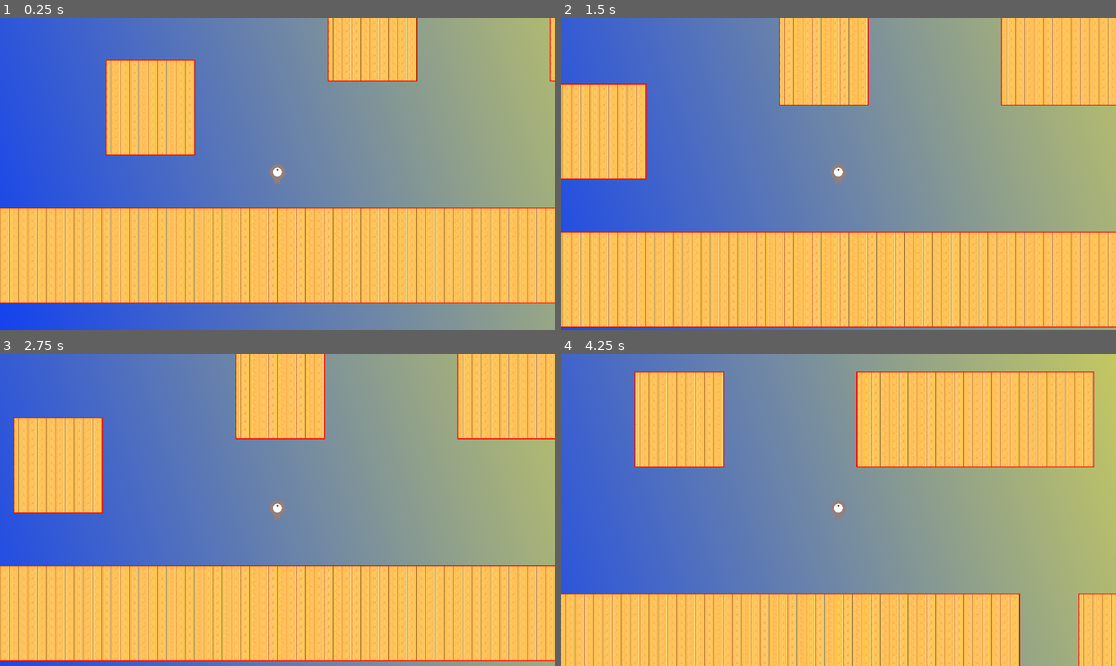
Above: before the commit, frames 1-4 (two rows, left to right).
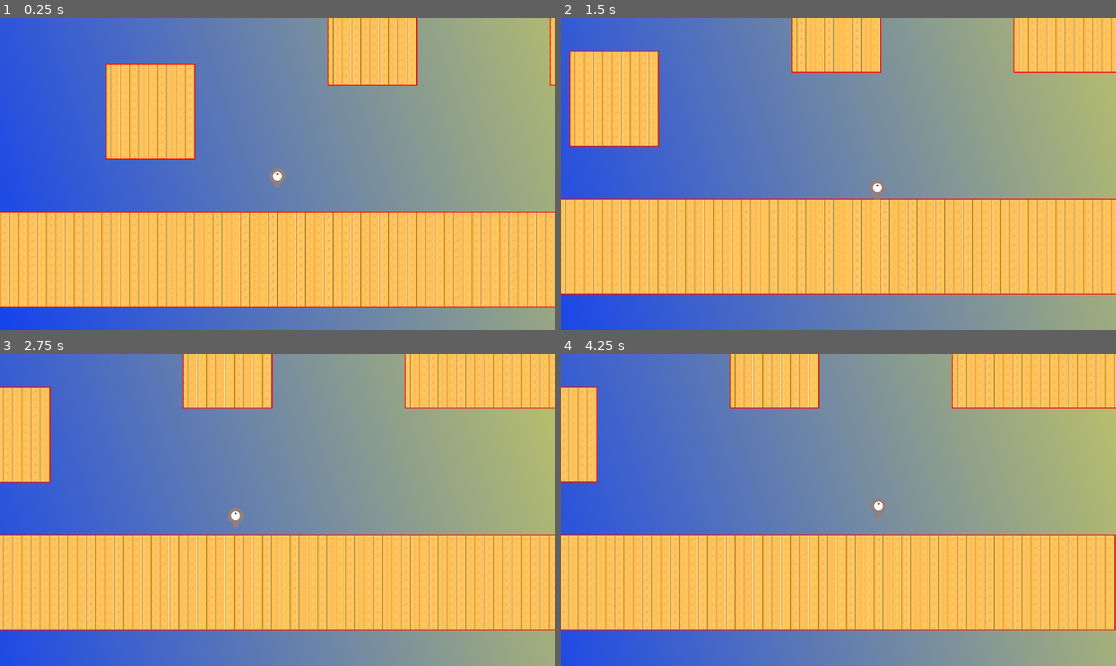
Above: after the commit, the same moments.

Repository: decimatedTomato/GMTK2025
Game: Godot game, scene res://scenes/level.tscn
The game is run twice, just before and just after one commit, with the same random seed, the same clock (stepped at 60 frames per second) and the same inputs.
Inputs:
- Up to frame 1 (0.25 s): no input
- Up to frame 2 (1.5 s): tap Enter (ui_accept) at 0.5 s; hold Shift (run, bound only after the commit) 0.53-1.28 s; hold Right (move_right) from 0.53 s (still down); tap Ctrl (dash, bound only after the commit) at 0.6 s; tap Space (jump, bound only after the commit) at 0.77, 1.07 s; tap Shift (run, bound only after the commit) at 1.35 s
- Up to frame 3 (2.75 s): tap Space (jump, bound only after the commit) at 1.52, 1.55, 1.82, 2.1 s; release Right (move_right) at 2.03 s; hold Left (move_left) from 2.03 s (still down); tap Ctrl (dash, bound only after the commit) at 2.3 s
- Up to frame 4 (4.25 s): release Left (move_left) at 2.78 s; hold Right (move_right) from 2.78 s (still down); tap Ctrl (dash, bound only after the commit) at 2.85 s; tap Space (jump, bound only after the commit) at 3.02, 3.32, 3.77, 3.8, 4.07 s; tap Shift (run, bound only after the commit) at 3.05 s; hold Shift (run, bound only after the commit) from 3.53 s (still down)

The runs differ from the first frame. In frame 1, 6.5% of the frame differs, in the area x 0-100%, y 0-93%; in frame 2, 41%; in frame 3, 43%; in frame 4, 58%, in the area x 0-100%, y 0-100%.

Commit message:
Added player movement; wall climb; dash

Diff:
--- a/project.godot
+++ b/project.godot
@@ -20,26 +20,49 @@
 window/size/viewport_width=1920
 window/size/viewport_height=1080
 
+[dotnet]
+
+project/assembly_name="gmtk2025"
+
 [input]
 
 move_right={
 "deadzone": 0.2,
 "events": [Object(InputEventKey,"resource_local_to_scene":false,"resource_name":"","device":-1,"window_id":0,"alt_press …(195 unchanged characters)…
+, Object(InputEventKey,"resource_local_to_scene":false,"resource_name":"","device":-1,"window_id":0,"alt_pressed":false,"shift_pressed":false,"ctrl_pressed":false,"meta_pressed":false,"pressed":false,"keycode":0,"physical_keycode":68,"key_label":0,"unicode":104,"location":0,"echo":false,"script":null)
 ]
 }
 move_left={
 "deadzone": 0.2,
 "events": [Object(InputEventKey,"resource_local_to_scene":false,"resource_name":"","device":-1,"window_id":0,"alt_press …(195 unchanged characters)…
+, Object(InputEventKey,"resource_local_to_scene":false,"resource_name":"","device":-1,"window_id":0,"alt_pressed":false,"shift_pressed":false,"ctrl_pressed":false,"meta_pressed":false,"pressed":false,"keycode":0,"physical_keycode":65,"key_label":0,"unicode":97,"location":0,"echo":false,"script":null)
 ]
 }
 move_up={
 "deadzone": 0.2,
 "events": [Object(InputEventKey,"resource_local_to_scene":false,"resource_name":"","device":-1,"window_id":0,"alt_press …(195 unchanged characters)…
+, Object(InputEventKey,"resource_local_to_scene":false,"resource_name":"","device":-1,"window_id":0,"alt_pressed":false,"shift_pressed":false,"ctrl_pressed":false,"meta_pressed":false,"pressed":false,"keycode":0,"physical_keycode":87,"key_label":0,"unicode":100,"location":0,"echo":false,"script":null)
 ]
 }
 move_down={
 "deadzone": 0.2,
 "events": [Object(InputEventKey,"resource_local_to_scene":false,"resource_name":"","device":-1,"window_id":0,"alt_press …(195 unchanged characters)…
+, Object(InputEventKey,"resource_local_to_scene":false,"resource_name":"","device":-1,"window_id":0,"alt_pressed":false,"shift_pressed":false,"ctrl_pressed":false,"meta_pressed":false,"pressed":false,"keycode":0,"physical_keycode":83,"key_label":0,"unicode":115,"location":0,"echo":false,"script":null)
+]
+}
+jump={
+"deadzone": 0.2,
+"events": [Object(InputEventKey,"resource_local_to_scene":false,"resource_name":"","device":-1,"window_id":0,"alt_pressed":false,"shift_pressed":false,"ctrl_pressed":false,"meta_pressed":false,"pressed":false,"keycode":0,"physical_keycode":32,"key_label":0,"unicode":32,"location":0,"echo":false,"script":null)
+]
+}
+run={
+"deadzone": 0.2,
+"events": [Object(InputEventKey,"resource_local_to_scene":false,"resource_name":"","device":-1,"window_id":0,"alt_pressed":false,"shift_pressed":false,"ctrl_pressed":false,"meta_pressed":false,"pressed":false,"keycode":0,"physical_keycode":4194325,"key_label":0,"unicode":0,"location":0,"echo":false,"script":null)
+]
+}
+dash={
+"deadzone": 0.2,
+"events": [Object(InputEventKey,"resource_local_to_scene":false,"resource_name":"","device":-1,"window_id":0,"alt_pressed":false,"shift_pressed":false,"ctrl_pressed":false,"meta_pressed":false,"pressed":false,"keycode":0,"physical_keycode":4194326,"key_label":0,"unicode":0,"location":0,"echo":false,"script":null)
 ]
 }
 
--- a/scenes/character_body_2d.tscn
+++ b/scenes/character_body_2d.tscn
@@ -1,10 +1,14 @@
-[gd_scene load_steps=8 format=3 uid="uid://c4k53ba58itnm"]
+[gd_scene load_steps=9 format=3 uid="uid://c4k53ba58itnm"]
 
-[ext_resource type="Script" uid="uid://cacdmlhn2b4vo" path="res://scripts/character_body_2d.gd" id="1_ws0vm"]
+[ext_resource type="Script" uid="uid://cxgmt11kicapo" path="res://scripts/playerFullMovement.gd" id="1_ws0vm"]
 [ext_resource type="Texture2D" uid="uid://dwhut2fxyipmv" path="res://art/Temporary/playerGrey_up1.png" id="2_rhr3r"]
 [ext_resource type="Texture2D" uid="uid://bv6gpkpcy0wrw" path="res://art/Temporary/playerGrey_up2.png" id="3_t53lx"]
 [ext_resource type="Texture2D" uid="uid://bvydpdk5nb5aj" path="res://art/Temporary/playerGrey_walk1.png" id="4_yi2kj"]
 [ext_resource type="Texture2D" uid="uid://dk0c1t3qf401f" path="res://art/Temporary/playerGrey_walk2.png" id="5_cibgq"]
+
+[sub_resource type="Curve" id="Curve_ws0vm"]
+_data = [Vector2(0, 1), 0.0, 0.0, 0, 0, Vector2(0.372093, 1), 0.0, 0.0, 0, 0, Vector2(0.99999, 0.682718), 0.0, 0.0, 0, 0, Vector2(1, 1), 0.0, 0.0, 0, 0]
+point_count = 4
 
 [sub_resource type="SpriteFrames" id="SpriteFrames_mfdas"]
 animations = [{
@@ -37,6 +41,7 @@
 
 [node name="Player" type="CharacterBody2D"]
 script = ExtResource("1_ws0vm")
+dash_curve = SubResource("Curve_ws0vm")
 
 [node name="AnimatedSprite2D" type="AnimatedSprite2D" parent="."]
 sprite_frames = SubResource("SpriteFrames_mfdas")
@@ -48,3 +53,13 @@
 
 [node name="Camera2D" type="Camera2D" parent="."]
 zoom = Vector2(0.5, 0.5)
+process_callback = 0
+position_smoothing_enabled = true
+position_smoothing_speed = 8.0
+drag_horizontal_enabled = true
+drag_vertical_enabled = true
+drag_left_margin = 0.1
+drag_top_margin = 0.1
+drag_right_margin = 0.1
+drag_bottom_margin = 0.1
+editor_draw_drag_margin = true
--- a/scenes/level.tscn
+++ b/scenes/level.tscn
@@ -45,3 +45,4 @@
 
 [node name="Player" parent="." instance=ExtResource("2_w7c3h")]
 position = Vector2(-6, 144)
+jump_velocity = -800.0
--- a/scenes/player.tscn
+++ /dev/null
@@ -1,51 +0,0 @@
-[gd_scene load_steps=8 format=3 uid="uid://cw5y5fpsvl484"]
-
-[ext_resource type="Script" path="res://scripts/player.gd" id="1_qlg0r"]
-[ext_resource type="Texture2D" uid="uid://dwhut2fxyipmv" path="res://art/Temporary/playerGrey_up1.png" id="2_tuyoq"]
-[ext_resource type="Texture2D" uid="uid://bv6gpkpcy0wrw" path="res://art/Temporary/playerGrey_up2.png" id="3_fjrip"]
-[ext_resource type="Texture2D" uid="uid://bvydpdk5nb5aj" path="res://art/Temporary/playerGrey_walk1.png" id="4_smehm"]
-[ext_resource type="Texture2D" uid="uid://dk0c1t3qf401f" path="res://art/Temporary/playerGrey_walk2.png" id="5_ur7pv"]
-
-[sub_resource type="SpriteFrames" id="SpriteFrames_dw050"]
-animations = [{
-"frames": [{
-"duration": 1.0,
-"texture": ExtResource("2_tuyoq")
-}, {
-"duration": 1.0,
-"texture": ExtResource("3_fjrip")
-}],
-"loop": true,
-"name": &"up",
-"speed": 5.0
-}, {
-"frames": [{
-"duration": 1.0,
-"texture": ExtResource("4_smehm")
-}, {
-"duration": 1.0,
-"texture": ExtResource("5_ur7pv")
-}],
-"loop": true,
-"name": &"walk",
-"speed": 5.0
-}]
-
-[sub_resource type="CapsuleShape2D" id="CapsuleShape2D_b26j0"]
-radius = 27.0
-height = 68.0
-
-[node name="Player" type="Area2D"]
-disable_mode = 2
-script = ExtResource("1_qlg0r")
-metadata/_edit_group_ = true
-
-[node name="AnimatedSprite2D" type="AnimatedSprite2D" parent="."]
-scale = Vector2(0.5, 0.5)
-sprite_frames = SubResource("SpriteFrames_dw050")
-animation = &"walk"
-
-[node name="CollisionShape2D" type="CollisionShape2D" parent="."]
-shape = SubResource("CapsuleShape2D_b26j0")
-
-[node name="Camera2D" type="Camera2D" parent="."]
--- a/scripts/player.gd
+++ /dev/null
@@ -1,29 +0,0 @@
-extends Area2D
-
-@export var speed = 400 # How fast the player will move (pixels/sec).
-var screen_size # Size of the game window.
-
-# Called when the node enters the scene tree for the first time.
-func _ready():
-	screen_size = get_viewport_rect().size
-
-
-# Called every frame. 'delta' is the elapsed time since the previous frame.
-func _process(delta):
-	var velocity = Vector2.ZERO # The player's movement vector.
-	if Input.is_action_pressed("move_right"):
-		velocity.x += 1
-	if Input.is_action_pressed("move_left"):
-		velocity.x -= 1
-	if Input.is_action_pressed("move_down"):
-		velocity.y += 1
-	if Input.is_action_pressed("move_up"):
-		velocity.y -= 1
-
-	if velocity.length() > 0:
-		velocity = velocity.normalized() * speed
-		$AnimatedSprite2D.play()
-	else:
-		$AnimatedSprite2D.stop()
-	position += velocity * delta
-	position = position.clamp(Vector2.ZERO, screen_size)
--- /dev/null
+++ b/scripts/playerFullMovement.gd
@@ -0,0 +1,67 @@
+extends CharacterBody2D
+
+@export var walk_speed = 600.0
+@export var run_speed = 800.0
+@export_range(0, 1) var acceleration = 0.1
+@export_range(0, 1) var deceleration = 0.1
+
+@export var jump_velocity = -600.0
+@export_range(0, 1) var decelerate_on_jump_release = 0.5
+
+@export var dash_speed = 1500.0
+@export var dash_max_distance = 600.0
+@export var dash_curve : Curve
+@export var dash_cooldown = 1.0
+
+var is_dashing = false
+var dash_start_pos = 0
+var dash_dir = 0
+var dash_timer = 0
+
+func _physics_process(delta: float) -> void:
+	# Add the gravity.
+	if not is_on_floor():
+		velocity += get_gravity() * delta
+
+	# Jumping
+	if Input.is_action_just_pressed("jump") and (is_on_floor() or is_on_wall()):
+		velocity.y = jump_velocity
+
+	if Input.is_action_just_released("jump") and velocity.y < 0:
+		velocity.y *= decelerate_on_jump_release
+
+	# Running
+	var speed
+	if Input.is_action_pressed("run"):
+		speed = run_speed
+	else:
+		speed = walk_speed
+
+	# Get the input direction and handle the movement/deceleration.
+	var direction := Input.get_axis("move_left", "move_right")
+	if direction:
+		velocity.x = move_toward(velocity.x, direction * speed, speed * acceleration)
+	else:
+		velocity.x = move_toward(velocity.x, 0, walk_speed * deceleration)
+
+	# Check for dashing
+	if Input.is_action_just_pressed("dash") and direction and not is_dashing and dash_timer <= 0:
+		is_dashing = true
+		dash_start_pos = position.x
+		dash_dir = direction
+		dash_timer = dash_cooldown
+
+	# Perform dashing
+	if is_dashing:
+		var current_dist = abs(position.x - dash_start_pos)
+		if current_dist >= dash_max_distance or is_on_wall():
+			is_dashing = false
+		else:
+			velocity.x = dash_dir * dash_speed * dash_curve.sample(current_dist / dash_max_distance)
+			velocity.y = 0
+
+	# Reduce dash timer
+	if dash_timer > 0:
+		dash_timer -= delta
+
+	move_and_slide()
Not shown, removed: scripts/player.gd.uid
Not shown, added: scripts/playerFullMovement.gd.uid
